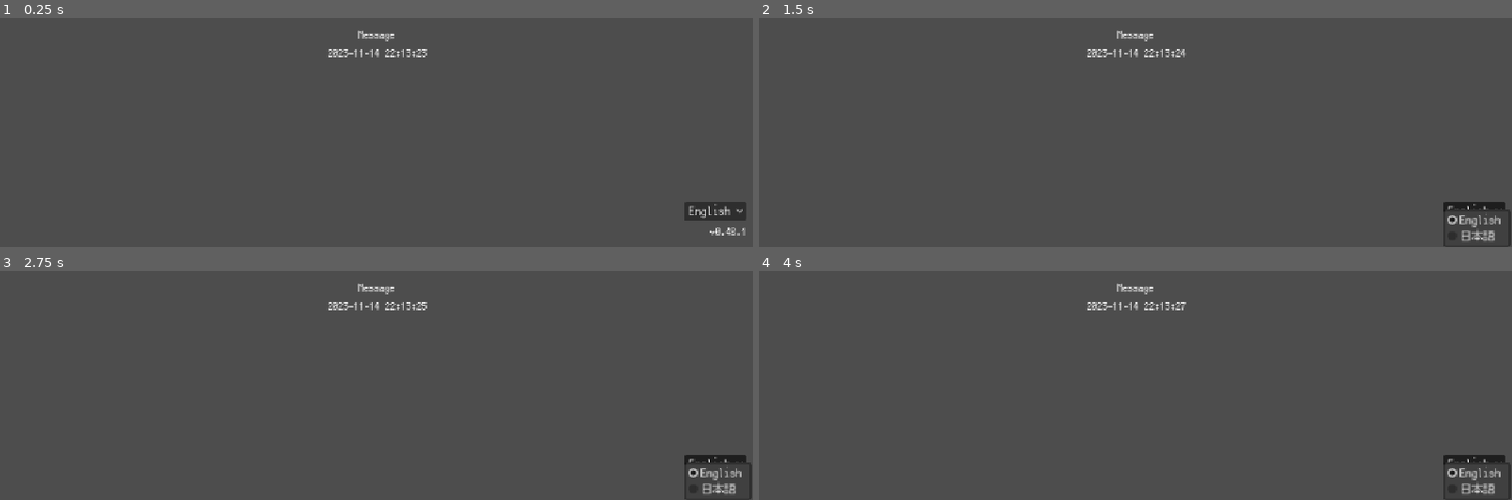
Above: before the commit, frames 1-4 (two rows, left to right).
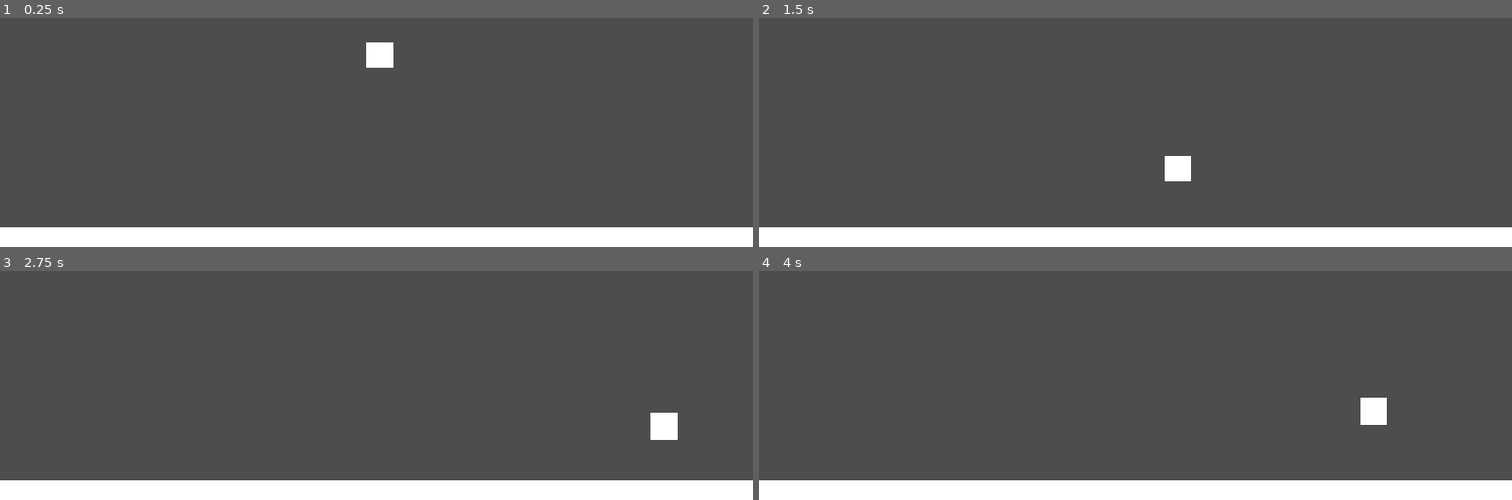
Above: after the commit, the same moments.

Repository: joshuafolkken/platformer
Game: Godot game, scene res://scenes/main.tscn
Two runs of this game, one before a commit and one after it. Both use one fixed random seed, a clock stepped at 60 frames per second and the inputs below. Before the commit the project starts from res://scenes/example.tscn.
Inputs (mouse positions are in pixels of both pictures, inside the frame that each line leads up to):
- Up to frame 1 (0.25 s): no input
- Up to frame 2 (1.5 s): click (1474, 210) at 0.5 s, where only the run before the commit has a clickable "English"; tap Enter (ui_accept) at 1.25, 1.35 s; hold Right (ui_right) from 1.28 s (still down)
- Up to frame 3 (2.75 s): keep holding Right (ui_right); tap Enter (ui_accept) at 1.52, 1.82, 2.1, 2.27, 2.57 s
- Up to frame 4 (4 s): release Right (ui_right) at 2.78 s; hold Left (ui_left) 2.78-3.53 s; tap Enter (ui_accept) at 2.85, 3.6, 3.77 s; hold Right (ui_right) from 3.53 s (still down)

The runs differ from the first frame. In frame 1, 9.9% of the frame differs, in the area x 0-100%, y 5-100%; in frame 2, 9.8%; in frame 3, 9.9%; in frame 4, 9.9%.

Commit message:
main scene #11

Diff:
--- a/project.godot
+++ b/project.godot
@@ -12,7 +12,7 @@
 
 config/name="New Game Project"
 config/version="0.48.1"
-run/main_scene="uid://djcdy0d718ei3"
+run/main_scene="uid://f27as1cep5mg"
 config/features=PackedStringArray("4.4", "Forward Plus")
 config/icon="res://icon.svg"
 
--- /dev/null
+++ b/scenes/main.tscn
@@ -0,0 +1,39 @@
+[gd_scene load_steps=4 format=3 uid="uid://f27as1cep5mg"]
+
+[ext_resource type="Script" uid="uid://sxslcxicaxn2" path="res://scripts/character.gd" id="1_o5qli"]
+
+[sub_resource type="RectangleShape2D" id="RectangleShape2D_0wfyh"]
+size = Vector2(1152, 32)
+
+[sub_resource type="RectangleShape2D" id="RectangleShape2D_sugp2"]
+size = Vector2(42, 42)
+
+[node name="Main" type="Node2D"]
+
+[node name="Ground" type="StaticBody2D" parent="."]
+metadata/_edit_lock_ = true
+
+[node name="CollisionShape2D" type="CollisionShape2D" parent="Ground"]
+position = Vector2(576, 632)
+shape = SubResource("RectangleShape2D_0wfyh")
+metadata/_edit_lock_ = true
+
+[node name="ColorRect" type="ColorRect" parent="Ground"]
+offset_top = 616.0
+offset_right = 1152.0
+offset_bottom = 648.0
+metadata/_edit_lock_ = true
+
+[node name="Character" type="CharacterBody2D" parent="."]
+position = Vector2(560, 304)
+script = ExtResource("1_o5qli")
+
+[node name="CollisionShape2D" type="CollisionShape2D" parent="Character"]
+position = Vector2(19, 19)
+shape = SubResource("RectangleShape2D_sugp2")
+metadata/_edit_lock_ = true
+
+[node name="ColorRect" type="ColorRect" parent="Character"]
+offset_right = 40.0
+offset_bottom = 40.0
+metadata/_edit_lock_ = true
--- /dev/null
+++ b/scripts/character.gd
@@ -0,0 +1,25 @@
+extends CharacterBody2D
+
+const SPEED = 300.0
+const JUMP_VELOCITY = -400.0
+const FRICTION = 20.0  # 減速率を追加
+
+
+func _physics_process(delta: float) -> void:
+	# Add the gravity.
+	if not is_on_floor():
+		velocity += get_gravity() * delta
+
+	# Handle jump.
+	if Input.is_action_just_pressed("ui_accept") and is_on_floor():
+		velocity.y = JUMP_VELOCITY
+
+	# Get the input direction and handle the movement/deceleration.
+	# As good practice, you should replace UI actions with custom gameplay actions.
+	var direction := Input.get_axis("ui_left", "ui_right")
+	if direction:
+		velocity.x = direction * SPEED
+	else:
+		velocity.x = move_toward(velocity.x, 0, FRICTION)
+
+	move_and_slide()
Not shown, added: scripts/character.gd.uid
